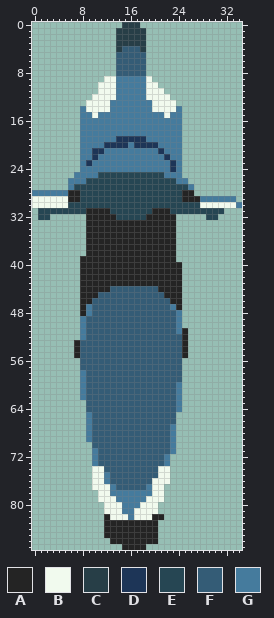
Two states of a sprite sheet, images/motorbike-motorbike2parked-003.png. Above, as it was before the edit.
The file is 35x88 pixels.
Palette (. is transparent): A #242424  B #f1faee  C #273e47  D #1d3557  E #264653  F #345c76  G #457b9d
Pixels before (only the part around the change), first column x 0:
 0 ...............CCC.................
 1 ..............CCCCC................
 2 ..............CCCCC................
 3 ..............CCCCC................
 4 ..............CFFFC................
 5 ..............FFFFF................
 6 ..............FFFFF................
 7 ..............FFFFF................
 8 ..............FFFFF................
 9 ............BBGGGGGB...............
10 ...........BBBGGGGGBB..............
11 ...........BBBGGGGGBBB.............
12 ..........BBBBGGGGGBBBB............
13 .........BBBBGGGGGGGBBBB...........
14 ........GBBBBGGGGGGGBBBBG..........
15 ........GGBGGGGGGGGGGGBGG..........
16 ........GGGGGGGGGGGGGGGGG..........
17 ........GGGGGGGGGGGGGGGGG..........
18 ........GGGGGGGGGGGGGGGGG..........
19 ........GGGGGGDDDDDGGGGGG..........
20 ........GGGGDDDDGDDDDGGGG..........
21 ........GGDDGGGGGGGGGDGGG..........
22 ........GGDGGGGGGGGGGGDGG..........
23 ........GDGGGGGGGGGGGGGDG..........
24 ........GGGGGGGGGGGGGGGDG..........
25 .......GGGGEEEEEEEEEEEGGG..........
New version:
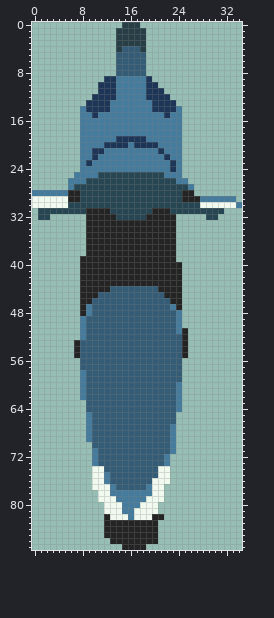
Diff:
y 9: x 12..13 BB -> DD; x 19 B -> D
y 10: x 11..13 BBB -> DDD; x 19..20 BB -> DD
y 11: x 11..13 BBB -> DDD; x 19..21 BBB -> DDD
y 12: x 10..13 BBBB -> DDDD; x 19..22 BBBB -> DDDD
y 13..14: x 9..12 BBBB -> DDDD; x 20..23 BBBB -> DDDD
y 15: x 10 B -> D; x 22 B -> D
Boxes around the changes in both pictures, in picture pixels (x1, y1, x2, y2):
changed: (86, 76, 116, 118)
changed: (146, 76, 176, 118)
